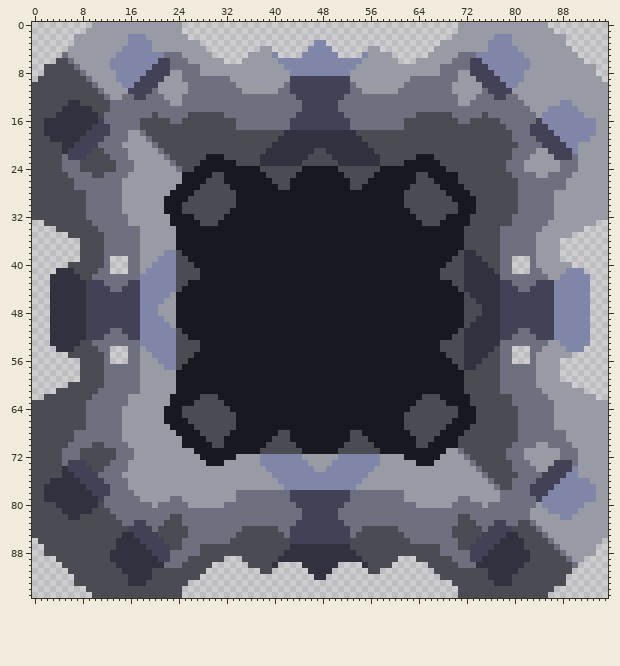
Sprite sheet -- sprites/blocks/drills/drill-station.png. Above: the version before the commit.
The file is 96x96 pixels.
Once edited:
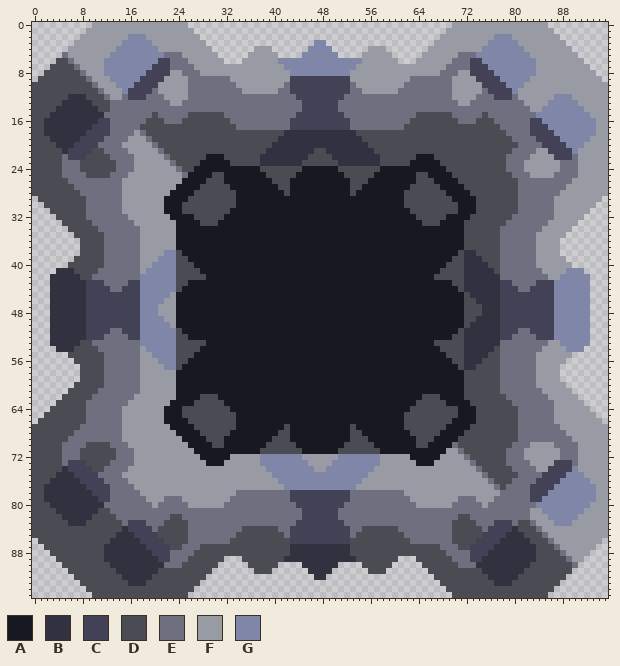
Palette (. is transparent): A #181920  B #323140  C #434155  D #4a4b53  E #6e7080  F #989aa4  G #8086a8
The exact change:
Changed rows in their new state; - is an unchanged pixel.
first column x 0:
 0 -------------------------F--------------------------------------------F-------------------------
 1 -------------------------FF------------------------------------------FF-------------------------
 2 -------.------------------FF----------------------------------------FF------------------.-------
 3 ---------------G------------F--------------------------------------F------------G---------------
 4 --------------G-----G--------F-------F--------------------F-------F--------G-----G--------------
 5 -------------G----------------F---------F--------------F---------F----------------G-------------
 6 ------------G----------------------------------------------------------------------G------------
 7 --.---------G--------------F----------------------------------------F--------------G---------.--
 8 ------------GG--------------------------------------------------------------------GG------------
 9 -------------G-----------F--------------------------------------------F-----------G-------------
10 --------------G------------------------------------------------------------------G--------------
11 ---------------G----------------------------------------------------------------G---------------
12 ------BBB-------C--------F--------------------------------------------F--------C-------GGG------
13 -----B--BB----------------------------------------------------------------------------GG--G-----
14 ----B-----B--------------------------------------------------------------------------G-----G----
15 ---B-------B------------------------------------------------------------------------G-------G---
16 ------------C-----E---E----------E----------------------------E----------E---E-----C------------
17 ------------------------------------------------------------------------------E-----------------
18 ----------------E--------------------------------------------------------------E----------------
20 ----B--------------------------------------------------------------------------------------G----
22 ----------------E--------------------------------------------------------------E----------------
23 ---------------------------------D----------------------------D---------------------------------
25 -----E---D--D------------E--------------------------------------------D------------F--F---E-----
26 ------E----------------------------------------------------------------------------------E------
28 --------E---------------------------------D----------D---------------------------------E--------
29 .----------------------------------------------------------------------------------------------.
30 ..--------------------------------------------------------------------------------------------..
31 ...------------------------------------------------------------------------------------------...
32 ....----------------------------------------------------------------------------------------....
33 --...-----------E------F------------------------------------------------D------E-----------...--
34 ----..------------------------------------------------------------------------------------..----
35 ------.----------------------------------------------------------------------------------.------
first column x 7:
39 D-----EEE----------------------------------------------------------------EEE-----F
40 ------EEE----------------------------------------------------------------EEE------
41 ------EEE----------------------------------------------------------------EEE------
42 ---------------------D--------------------------------------D---------------------
first column x 7:
53 ---------------------D--------------------------------------D---------------------
54 ------EEE----------------------------------------------------------------EEE------
55 ------EEE----------------------------------------------------------------EEE------
56 D-----EEE----------------------------------------------------------------EEE-----F
first column x 0:
60 ------.----------------------------------------------------------------------------------.------
61 ----..------------------------------------------------------------------------------------..----
62 --...-----------E------F------------------------------------------------D------E-----------...--
63 ....----------------------------------------------------------------------------------------....
64 ...------------------------------------------------------------------------------------------...
65 ..--------------------------------------------------------------------------------------------..
66 .----------------------------------------------------------------------------------------------.
67 --------E---------------------------------D----------D---------------------------------E--------
69 ------E----------------------------------------------------------------------------------E------
70 -----E---D--D------------F--------------------------------------------E------------F--F---E-----
72 ---------------------------------F----------------------------F---------------------------------
73 ----------------E--------------------------------------------------------------E----------------
75 ----B--------------------------------------------------------------------------------------G----
77 ----------------E--------------------------------------------------------------E----------------
78 -----------------E------------------------------------------------------------------------------
79 ------------C-----E---E----------E----------------------------E----------E---E-----C------------
80 ---B-------B------------------------------------------------------------------------G-------G---
81 ----B-----B--------------------------------------------------------------------------G-----G----
82 -----B--BB----------------------------------------------------------------------------GG--G-----
83 ------BBB-------C--------D--------------------------------------------D--------C-------GGG------
84 ---------------B----------------------------------------------------------------B---------------
85 --------------B------------------------------------------------------------------B--------------
86 -------------B-----------D--------------------------------------------D-----------B-------------
87 ------------BB--------------------------------------------------------------------BB------------
88 --.---------B--------------D--------------D----------D--------------D--------------B---------.--
89 ------------B----------------------------D------------D----------------------------B------------
90 -------------B----------------D---------D--------------D---------D----------------B-------------
91 --------------B-----B--------D-------D--------------------D-------D--------B-----B--------------
92 ---------------B------------D--------------------------------------D------------B---------------
93 -------.------------------DD----------------------------------------DD------------------.-------
94 -------------------------DD------------------------------------------DD-------------------------
95 -------------------------D--------------------------------------------D-------------------------
